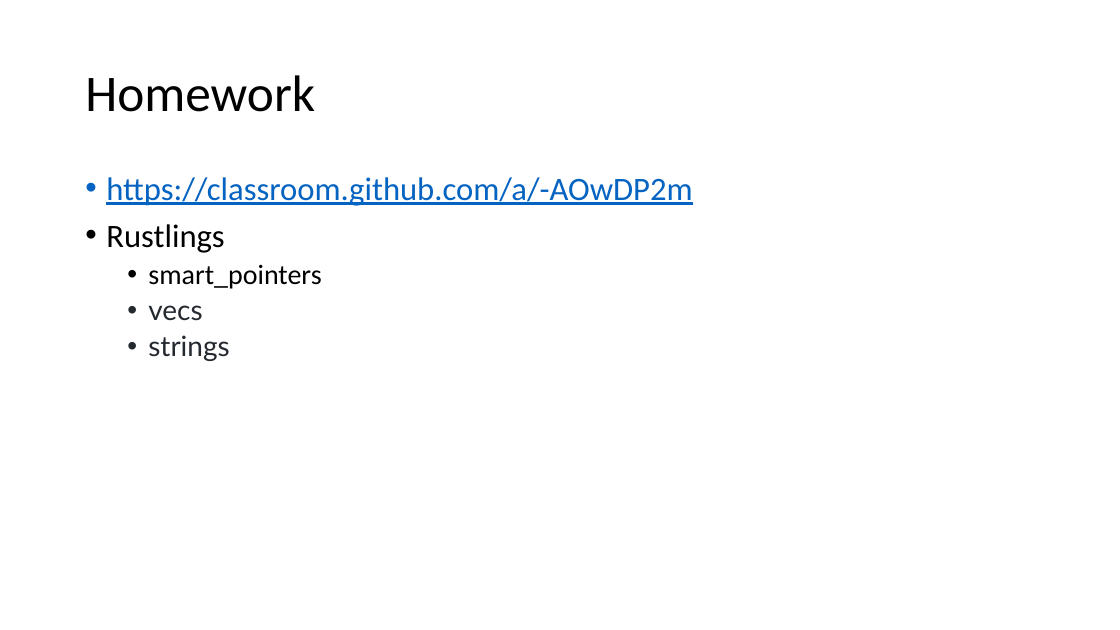
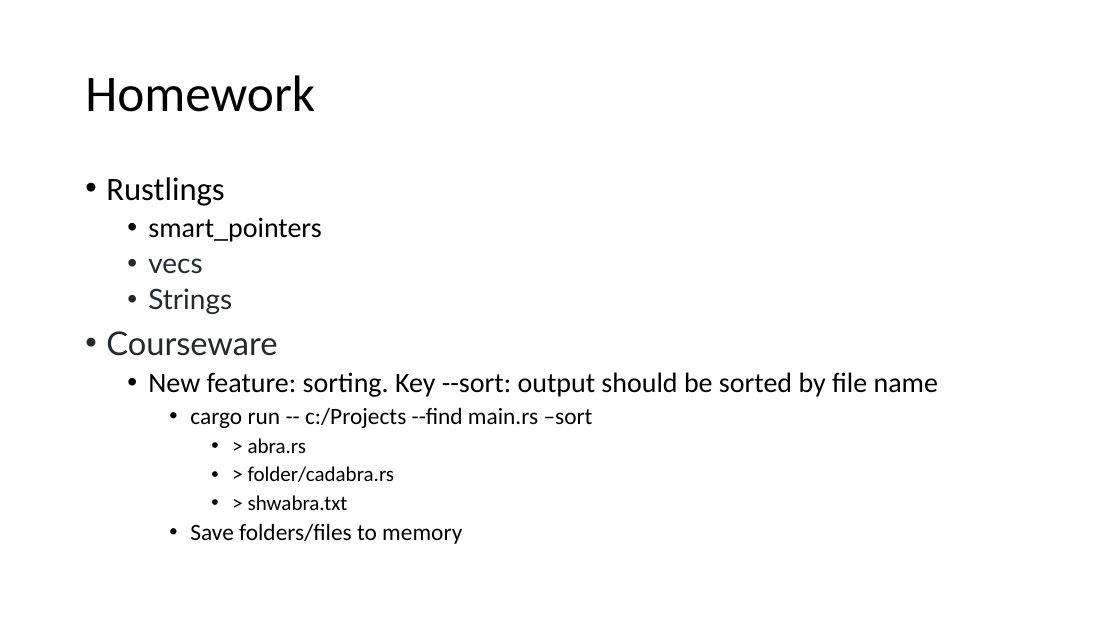
Before and after one commit to kugushev/course-rust-basics, a slide deck: slide 61 of pres/04-SmartPointers.pptx (slide 43 before the commit). Drawn at 1120x630 pixels with LibreOffice and Linux fonts; fonts in the diff are those of the drawing. Boxes give left, top, right and bottom in pixels: in the first picture for what was removed or moved away, otherwise in the second. Text is boxed around its words. In the diff, an @@ line names an element or a change of style, - is before the commit and + after.

```diff
--- a/pres/04-SmartPointers.pptx
+++ b/pres/04-SmartPointers.pptx
@@ text at <box>106,177,692,206</box>: paragraph removed @@
-• https://classroom.github.com/a/-AOwDP2m
@@ text at <box>106,288,938,544</box>: text changed; font Lato to Calibri; text colour #24292F to #000000 @@
-  • strings
+  • Strings
+• Courseware
+  • New feature: sorting. Key --sort: output should be sorted by file name
+    • cargo run -- c:/Projects --find main.rs –sort
+      • > abra.rs
+      • > folder/cadabra.rs
+      • > shwabra.txt
+    • Save folders/files to memory
```
Also in this commit, not shown: 8 other slides changed, 16 slides added, 3 slides removed, 1 other file.
